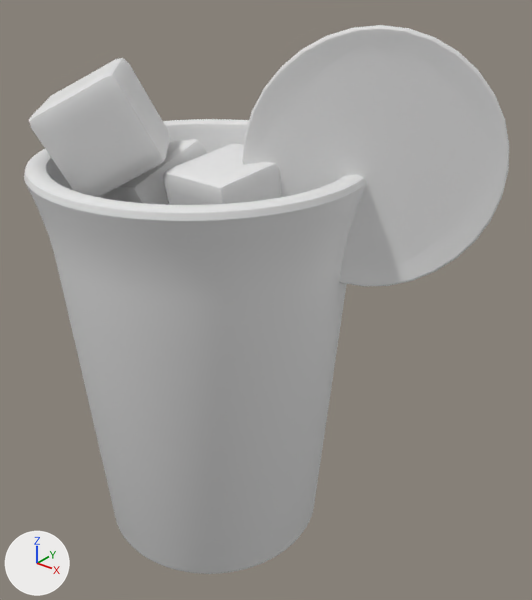
Renders of the OBJ model public/assets/drink-baked/blog0115.obj from each side of a commit.
Both versions are drawn from a 50 mm camera at (4.23, -4.43, 5.31) aimed at (0.56, 0.16, 2.47). The lights are fixed; the arrows at lower left show +X, +Y and +Z. The older version comes first. Where no turn or scale is listed for an object, it has been applied to the vertices.
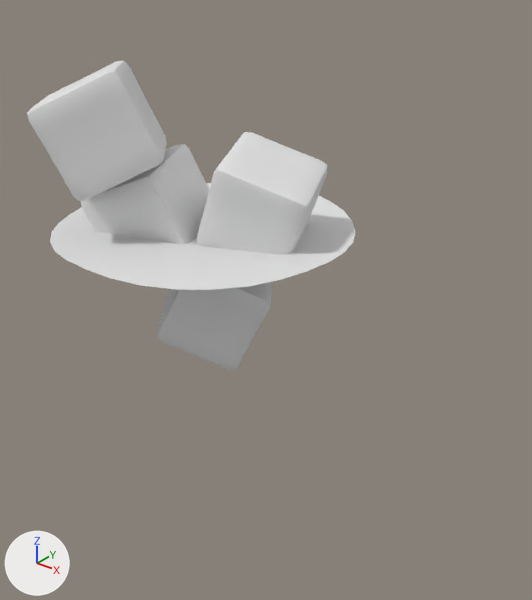
Pixel boxes [x1, y1, x2, y2] of what changed, in the pictures (532 x 600 px; the box of a moved part takes in the faces that stretch with it):
'Cylinder', deleted
    before: [24, 119, 366, 574]
'Circle.001', deleted
    before: [242, 25, 509, 287]
'Cube.002', reshaped
    before: [163, 144, 281, 205]
    after: [197, 132, 327, 254]
'Cube.003', reshaped
    before: [29, 58, 170, 197]
    after: [27, 61, 167, 201]
'Cube.001', reshaped
    before: [101, 139, 207, 205]
    after: [81, 144, 209, 244]
part 1 of me_cube, moved or reshaped (not visible before)
    after: [157, 282, 271, 370]
part 5 of me_plane, moved or reshaped (not visible before)
    after: [50, 183, 356, 290]

The change in detail:
me_cube is used by ob_cube; location (0.0, 0.0, 0.0).
me_cube had 386 vertices, 384 faces and spanned x -0.65..0.62, y -0.634..0.618, z 1.771..2.883.
me_cube now has 386 vertices, 384 faces and spans x -0.56..0.675, y -0.554..0.647, z 1.813..2.839.
me_cube part 1: the whole mesh is multiplied about its middle by the matrix ((-0.916, -0.376, 0.138), (0.014, 0.314, 0.949), (-0.4, 0.872, -0.282)), then moved by (0.073, 0.054, 0.0).
me_cube_001 is used by ob_cube_001; location (0.0, 0.0, 0.0).
me_cube_001 had 386 vertices, 384 faces and spanned x -0.988..0.044, y -0.533..0.561, z 2.658..3.775.
me_cube_001 now has 386 vertices, 384 faces and spans x -1.027..0.126, y -0.717..0.368, z 2.64..3.712.
me_cube_001 part 2: the whole mesh is multiplied about its middle by the matrix ((0.884, -0.41, -0.226), (0.453, 0.87, 0.193), (0.118, -0.273, 0.955)), then moved by (0.022, -0.189, -0.04).
me_cube_002 is used by ob_cube_002; location (0.0, 0.0, 0.0).
me_cube_002 had 386 vertices, 384 faces and spanned x -0.055..0.892, y -0.563..0.419, z 2.888..3.813.
me_cube_002 now has 386 vertices, 384 faces and spans x -0.088..1.093, y -0.334..0.696, z 2.797..3.869.
me_cube_002 part 3: the whole mesh is multiplied about its middle by the matrix ((0.197, -0.945, 0.261), (-0.026, -0.271, -0.962), (0.98, 0.183, -0.078)), then moved by (0.084, 0.253, -0.017).
me_cube_003 is used by ob_cube_003; location (0.0, 0.0, 0.0).
me_cube_003 had 386 vertices, 384 faces and spanned x -1.225..0.008, y -1.13..0.094, z 3.406..4.448.
me_cube_003 now has 386 vertices, 384 faces and spans x -1.188..0.045, y -1.173..0.031, z 3.423..4.461.
me_cube_003 part 4: the whole mesh is multiplied about its middle by the matrix ((0.451, -0.498, -0.741), (-0.441, 0.597, -0.67), (0.776, 0.629, 0.05)), then moved by (0.037, -0.053, 0.015).
me_plane is used by ob_plane; location (0.0, 0.0, 0.0).
me_plane had 260 vertices, 80 faces and spanned x -1.31..1.31, y -1.31..1.31, z 3.06..3.11.
me_plane now has 228 vertices, 169 faces and spans x -1.31..1.31, y -1.31..1.31, z 3.03..3.11.
me_plane part 5: 21 vertices moved from x -1.3..1.3, y -1.3..1.3, z 3.07..3.1 to x -1.29..1.29, y -1.29..1.29, z 3.07..3.1; 165 vertices removed from x -1.3..1.3, y -1.31..1.31, z 3.06..3.11; 133 vertices added at x -1.29..1.3, y -1.3..1.3, z 3.03..3.11.
Object 'Circle.001' (ob_circle_001) is deleted.
Object 'Cylinder' (ob_cylinder) is deleted.
